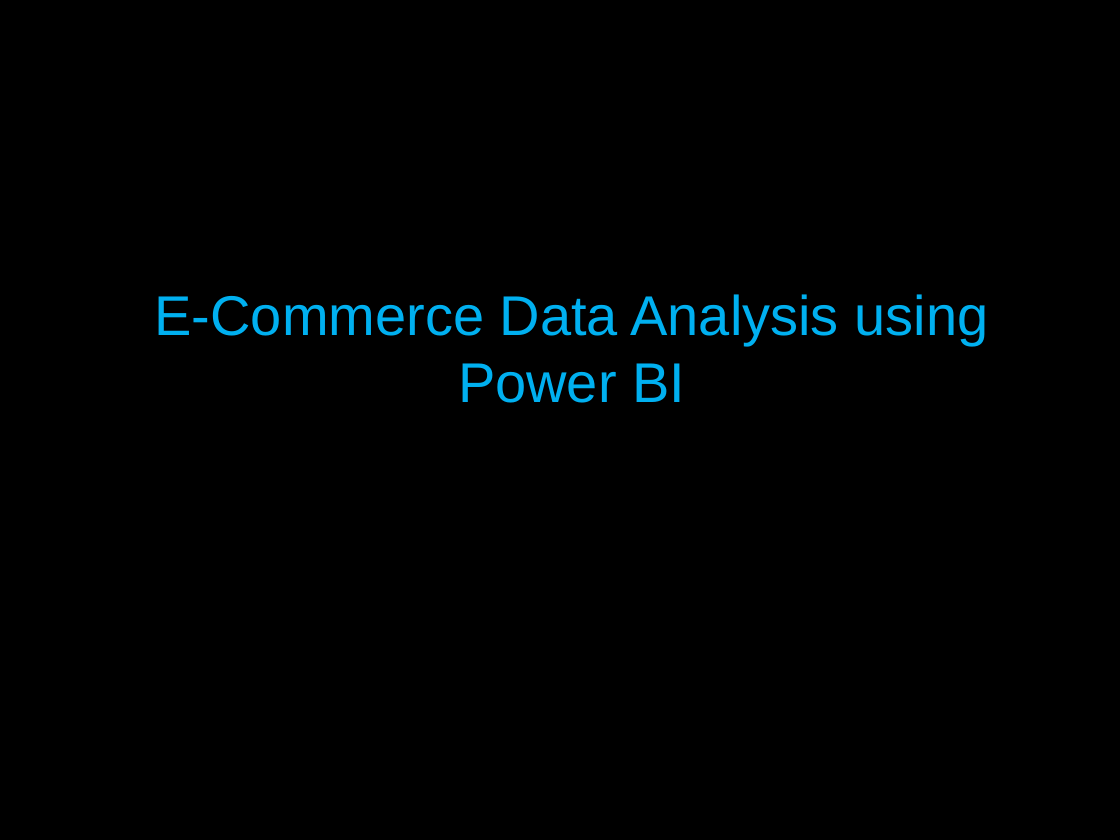
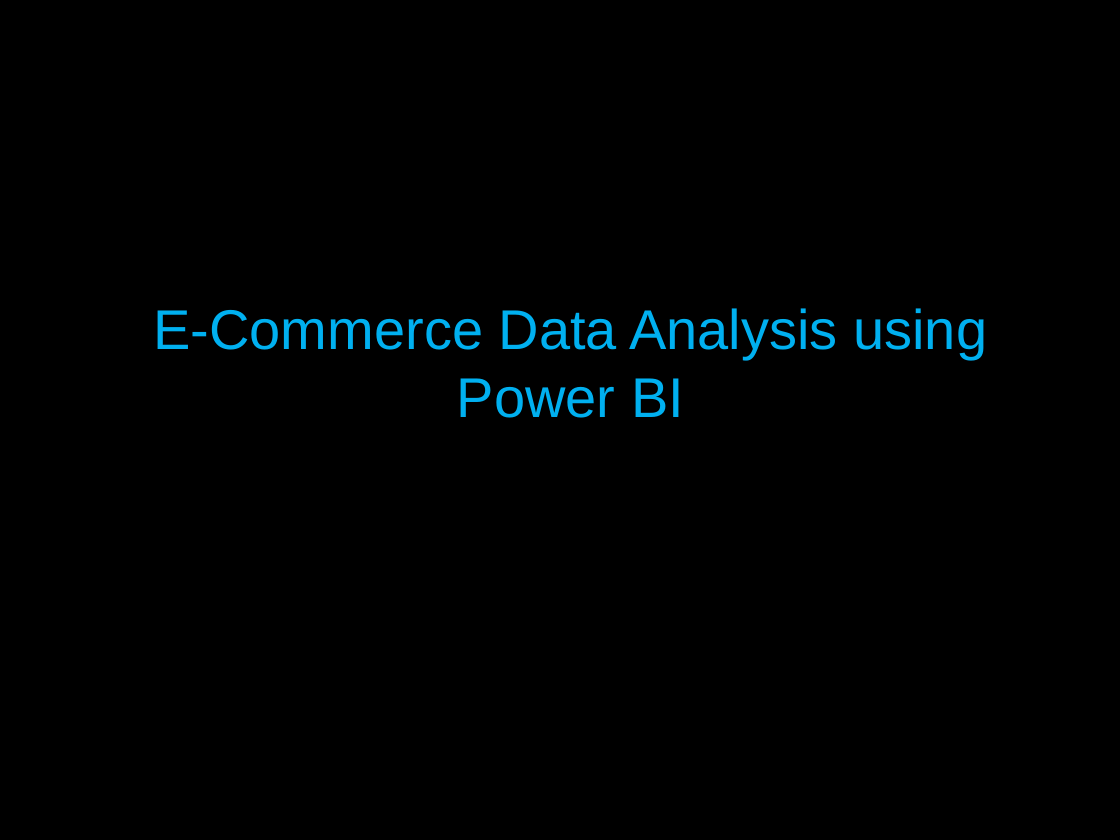
Before and after one commit to AlokYadav310703/Olist-Product-Sales-Analysis, a slide deck: slide 1 of presentation/Project Overview.pptx. Drawn at 1120x840 pixels with LibreOffice and Linux fonts; fonts in the diff are those of the drawing; background and template pictures are left out. Boxes give left, top, right and bottom in pixels: in the first picture for what was removed or moved away, otherwise in the second. Text is boxed around its words. In the diff, an @@ line names an element or a change of style, - is before the commit and + after.

```diff
--- a/presentation/Project Overview.pptx
+++ b/presentation/Project Overview.pptx
@@ title "E-Commerce Data Analysis using Power ...": place and size @@
-title "E-Commerce Data Analysis using Power ..." at (155, 294, 988, 403)
+title "E-Commerce Data Analysis using Power ..." at (153, 308, 987, 418)
```
Also in this commit, not shown: 10 other slides changed, 3 slides added, 4 other files.
